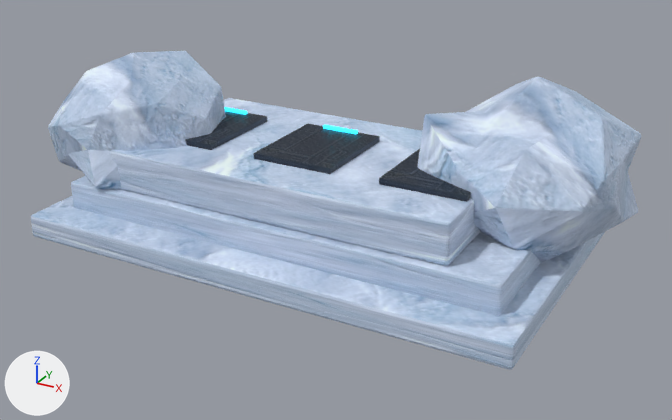
The glTF model game/assets/world/aetherfall/phase2/ice_terrace.glb, before and after one commit.
The view is the same before and after, from a camera (50 mm lens) standing at (6.93, -12.32, 6.55) and looking at (0.3, -0.27, 0.52). Arrows for +X, +Y and +Z are at lower left; the lights stay in place. The older version comes first. Where no turn or scale is listed for an object, it has been applied to the vertices.

In view in the first picture: 'TerraceBase', 'TerracePlate_-2.15', 'TerracePlate_0', 'TerracePlate_2.15', 'TerraceRockEast', 'TerraceRockWest', 'TerraceStepHigh', 'TerraceStepLow' and 2 more.
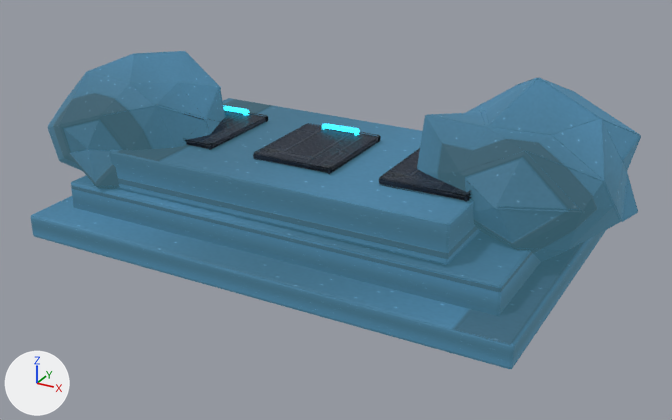
Pixel boxes (x1, y1, x2, y2) of what changed, in the pictures (672 x 420 px):
'TerraceStepHigh', surface changed (darker): (110, 98, 480, 265) in both
'TerraceRockEast', surface changed (darker): (417, 77, 641, 262) in both
'TerraceBase', surface changed: (31, 196, 605, 369) in both
'TerraceStepLow', surface changed: (71, 176, 540, 316) in both
'TerraceRockWest', surface changed: (48, 51, 225, 189) in both

What changed in the scene script:
```text
Add img_aetherfall_ice_rock_orm:
    img_aetherfall_ice_rock_orm = load_image('aetherfall_ice_rock_orm', '../textures/60f3253fc2a9216c3cf6bca8a4258cedc6c81b87fda1be5bc1762b35336d80a5.png', 1024, 1024, 'Non-Color')
Add img_aetherfall_ice_rock_normal:
    img_aetherfall_ice_rock_normal = load_image('aetherfall_ice_rock_normal', '../textures/b5ec3e98b60a20e1efae39523cf12f18ef3c3395720c22e614825c2b051fcc71.png', 1024, 1024, 'Non-Color')
Add img_aetherfall_ice_rock:
    img_aetherfall_ice_rock = load_image('aetherfall_ice_rock', '../textures/ac6bbce606991f052aa0c13ab6491d484545011bfa6d11eaa19e6a9fc4f4f153.png', 1024, 1024, 'sRGB')
Change mat_phase2iceshadow:
    remove # nodes: BsdfPrincipled, NormalMap, OutputMaterial, SeparateColor, TexImage x3
    remove # uses the picture img_aether_ice
    remove # uses the picture img_aether_ice_normal
    remove # uses the picture img_aether_ice_orm
    nodes: BsdfPrincipled, Mapping x3, NormalMap, OutputMaterial, SeparateColor, TexImage x3, UVMap x3
    colours: dark cyan #305561
    uses the picture img_aetherfall_ice_rock
    uses the picture img_aetherfall_ice_rock_normal
    uses the picture img_aetherfall_ice_rock_orm
Change mat_phase2ice:
    remove # nodes: BsdfPrincipled, NormalMap, OutputMaterial, SeparateColor, TexImage x3
    remove # uses the picture img_aether_ice
    remove # uses the picture img_aether_ice_normal
    remove # uses the picture img_aether_ice_orm
    nodes: BsdfPrincipled, Mapping x3, NormalMap, OutputMaterial, SeparateColor, TexImage x3, UVMap x3
    colours: dark cyan #305561
    uses the picture img_aetherfall_ice_rock
    uses the picture img_aetherfall_ice_rock_normal
    uses the picture img_aetherfall_ice_rock_orm
```
